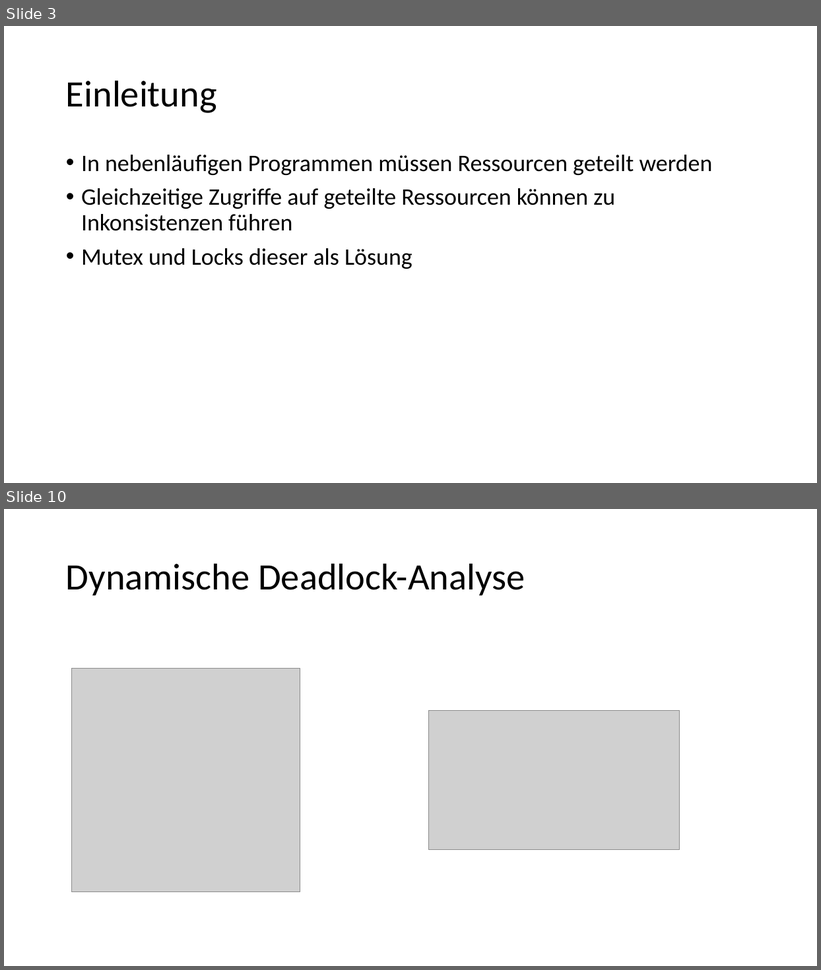
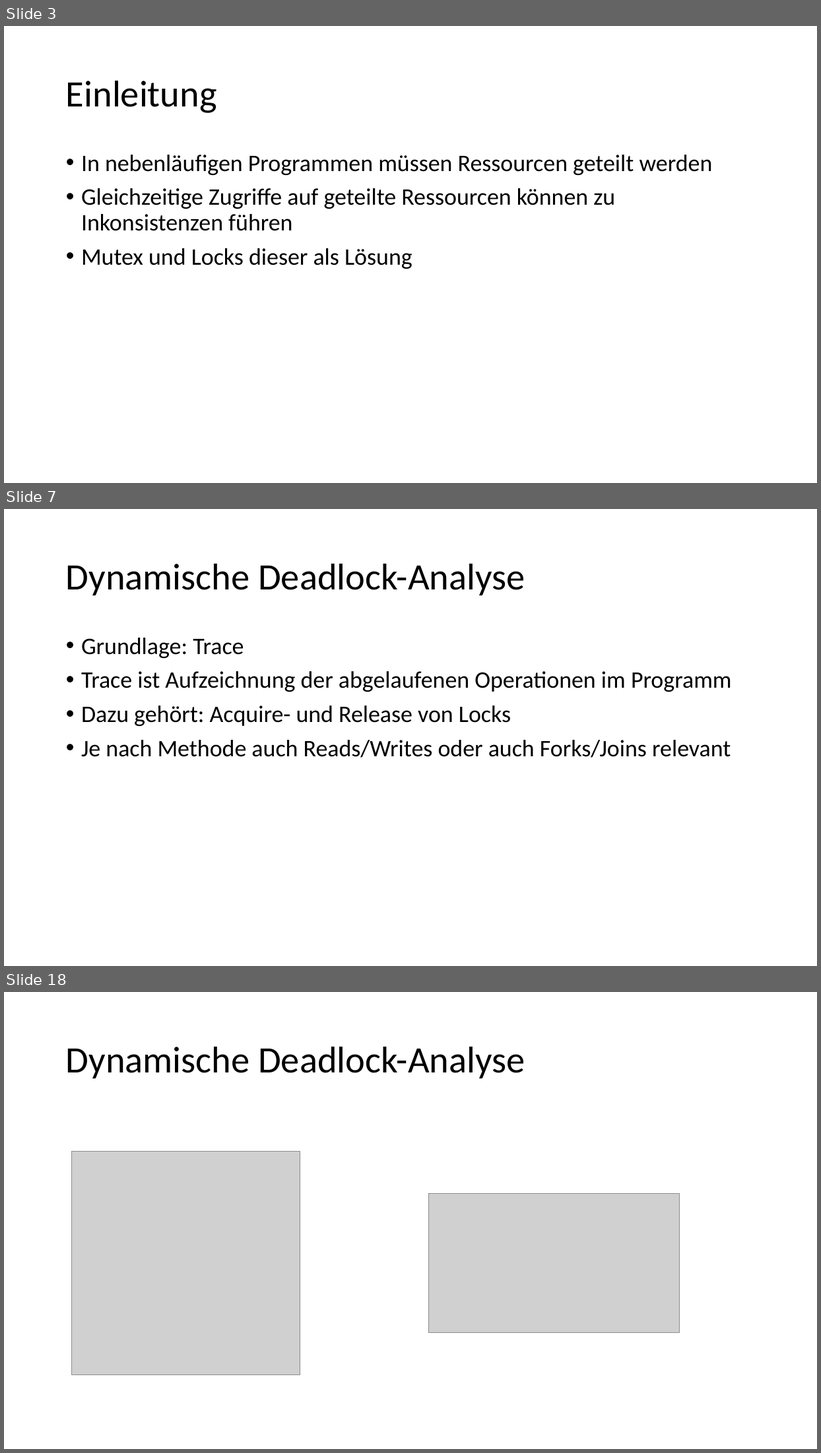
Before and after one commit to HuBaX/Seminararbeit, a slide deck: Sound Dynamic Deadlock Prediction in Linear Time.pptx. Shown one above the other, each under a label of ours: slides 3 and 10 before the commit, slides 3, 7 and 18 after it; the slides between them are not shown. The pictures are 821x970 and 821x1453 pixels, drawn with LibreOffice and Linux fonts; fonts in the diff are those of the drawing; grey boxes stand for pictures. Boxes give left, top, right and bottom in pixels: in the first picture for what was removed or moved away, otherwise in the second. Text is boxed around its words. In the diff, an @@ line names an element or a change of style, - is before the commit and + after.

```diff
--- a/Sound Dynamic Deadlock Prediction in Linear Time.pptx
+++ b/Sound Dynamic Deadlock Prediction in Linear Time.pptx
@@ slide 7 added at box(4, 509, 817, 966), background #FFFFFF @@
@@ title added at box(66, 563, 525, 595), 44 pt, text #000000 @@
+Dynamische Deadlock-Analyse
@@ text added at box(81, 638, 732, 758), 28 pt, text #000000 @@
+• Grundlage: Trace
+• Trace ist Aufzeichnung der abgelaufenen Operationen im Programm
+• Dazu gehört: Acquire- und Release von Locks
+• Je nach Methode auch Reads/Writes oder auch Forks/Joins relevant
@@ what was slide 10 is now slide 18 @@
```
Also in this commit, not shown: 5 slides changed, 8 other slides added, 1 slide removed.
